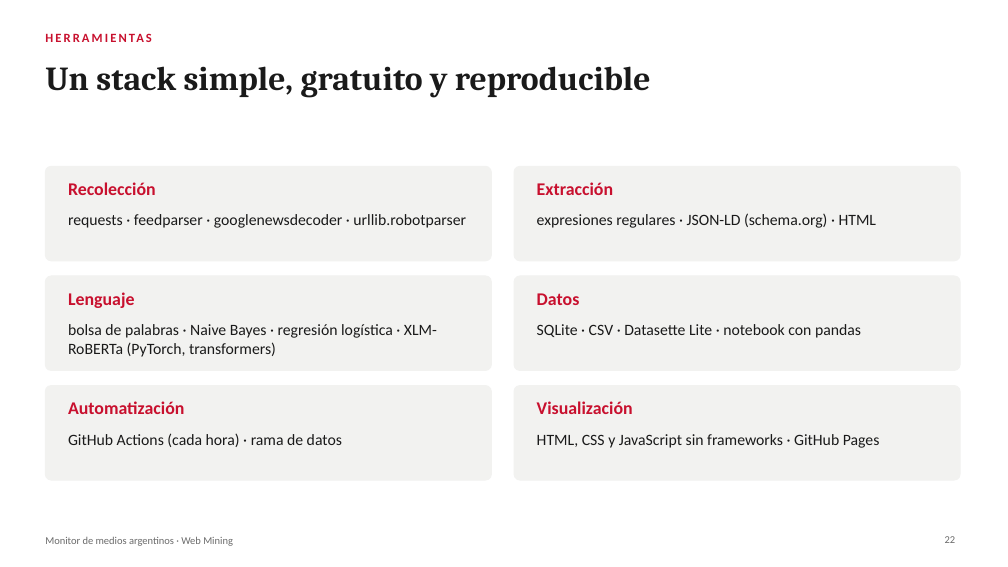
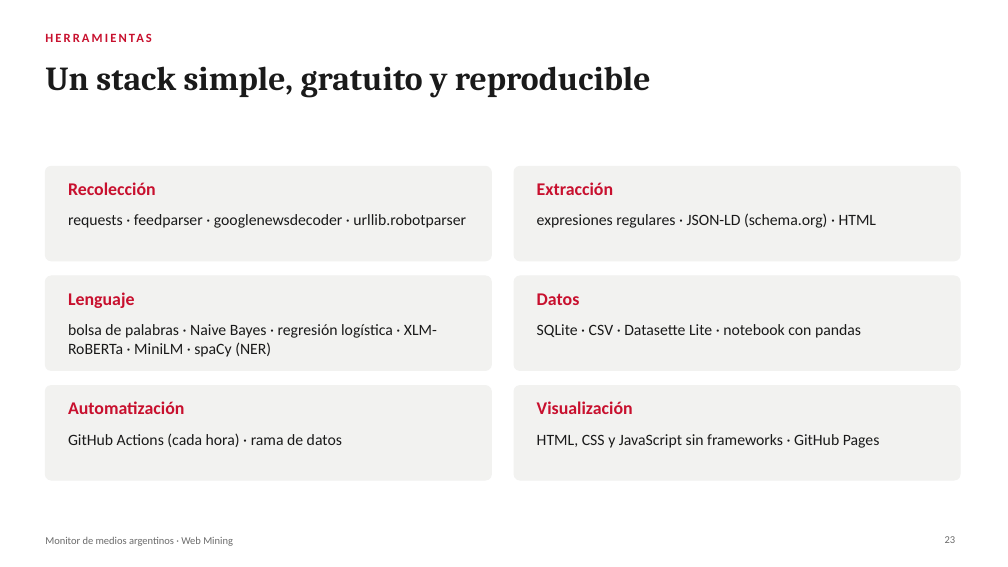
Before and after one commit to miguegarrone-blip/Web-Mining, a slide deck: slide 23 of docs/presentacion-tp.pptx (slide 22 before the commit). Drawn at 1008x567 pixels with LibreOffice and Linux fonts; fonts in the diff are those of the drawing. Boxes give left, top, right and bottom in pixels: in the first picture for what was removed or moved away, otherwise in the second. Text is boxed around its words. In the diff, an @@ line names an element or a change of style, - is before the commit and + after.

```diff
--- a/docs/presentacion-tp.pptx
+++ b/docs/presentacion-tp.pptx
@@ text at box(68, 324, 437, 357): text changed @@
-bolsa de palabras · Naive Bayes · regresión logística · XLM-RoBERTa (PyTorch, transformers)
+bolsa de palabras · Naive Bayes · regresión logística · XLM-RoBERTa · MiniLM · spaCy (NER)
```
Also in this commit, not shown: 5 other slides changed, 1 slide added, 5 other files.
